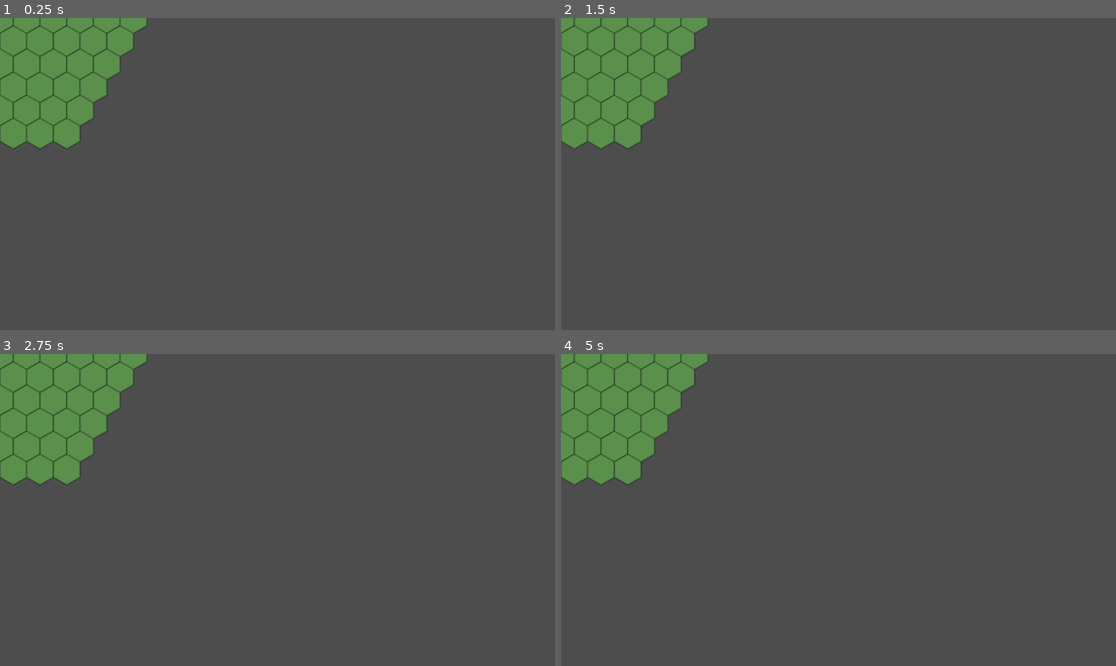
Above: before the commit, frames 1-4 (two rows, left to right).
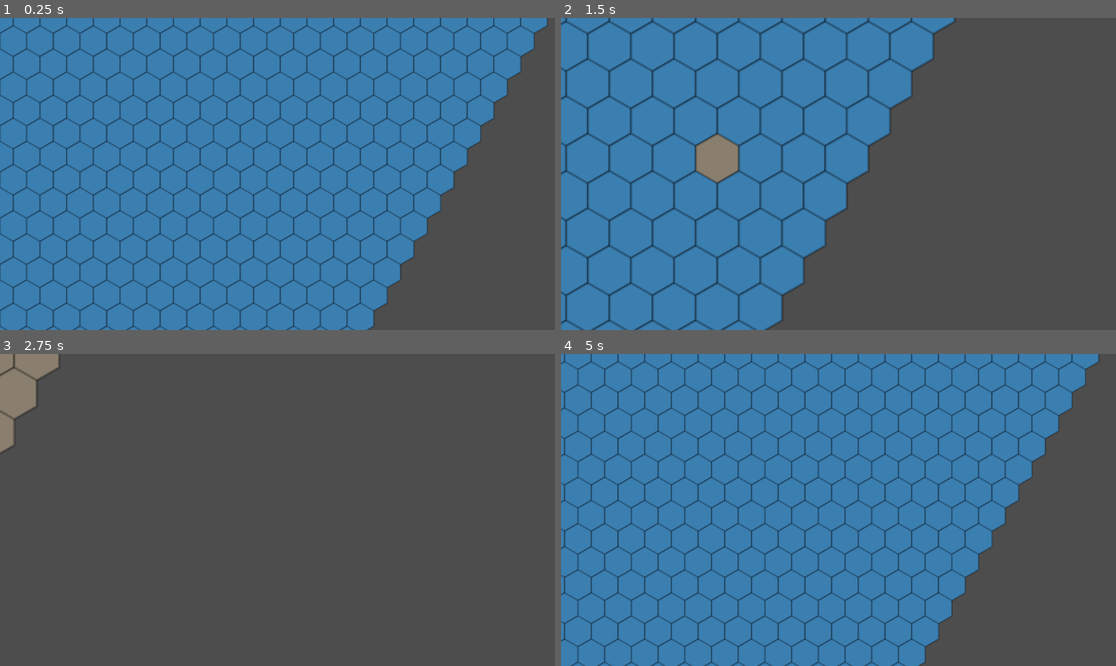
Above: after the commit, the same moments.

Repository: MatiasMK/HexMap
Game: Godot game, scene res://hex_map.tscn
Two runs of this game, one before a commit and one after it. Both use one fixed random seed, a clock stepped at 60 frames per second and the inputs below. Before the commit the project has no main scene; this scene is started directly in both runs.
Inputs (mouse positions are in pixels of both pictures, inside the frame that each line leads up to):
- Up to frame 1 (0.25 s): no input
- Up to frame 2 (1.5 s): tap Enter (ui_accept) at 0.5, 0.77, 1.07 s; move the mouse to (960, 158) at 0.52 s; hold D 0.53-1.28 s; hold E 0.53-1.28 s; click (960, 158) at 0.67 s; tap Q at 0.8, 1.35 s; move the mouse to (727, 189) at 1.27 s; hold S from 1.28 s (still down); click (727, 189) at 1.42 s
- Up to frame 3 (2.75 s): tap Enter (ui_accept) at 1.52, 1.55, 1.82 s; move the mouse to (333, 441) at 2.02 s; release S at 2.03 s; hold D from 2.03 s (still down); hold Enter (ui_accept) from 2.03 s (still down); click (333, 441) at 2.17 s; tap E at 2.3 s
- Up to frame 4 (5 s): move the mouse to (810, 572) at 2.77 s; release D at 2.78 s; release Enter (ui_accept) at 2.78 s; hold W 2.78-3.53 s; tap E at 2.85, 4.35 s; click (810, 572) at 2.92 s; tap Enter (ui_accept) at 3.02, 3.32, 3.77, 3.8, 4.07, 4.52, 4.82 s; tap Q at 3.05 s; move the mouse to (1005, 556) at 3.52 s; hold Q 3.53-4.28 s; hold A from 3.53 s (still down); click (1005, 556) at 3.67 s; move the mouse to (672, 463) at 4.27 s; click (672, 463) at 4.42 s

The runs differ from the first frame. In frame 1, 82% of the frame differs, in the area x 0-99%, y 0-100%; in frame 2, 54%; in frame 3, 8.0%; in frame 4, 81%.

Commit message:
Fixed issues with files from previous commit

Diff:
--- /dev/null
+++ b/Scripts/CameraController.gd
@@ -0,0 +1,25 @@
+extends Camera2D
+
+@export var speed: float = 400.0
+@export var zoom_step: float = 0.1
+@export var min_zoom: float = 0.2
+@export var max_zoom: float = 5.0
+
+
+func _process(delta: float):
+	var dir = Vector2()
+	if Input.is_key_pressed(KEY_W) or Input.is_key_pressed(KEY_UP):
+		dir.y -= 1
+	if Input.is_key_pressed(KEY_S) or Input.is_key_pressed(KEY_DOWN):
+		dir.y += 1
+	if Input.is_key_pressed(KEY_A) or Input.is_key_pressed(KEY_LEFT):
+		dir.x -= 1
+	if Input.is_key_pressed(KEY_D) or Input.is_key_pressed(KEY_RIGHT):
+		dir.x += 1
+	position += dir.normalized() * speed * delta
+
+	if Input.is_key_pressed(KEY_E):
+		zoom += Vector2(zoom_step * delta * 10, zoom_step * delta * 10)
+	if Input.is_key_pressed(KEY_Q):
+		zoom -= Vector2(zoom_step * delta * 10, zoom_step * delta * 10)
+	zoom = zoom.clamp(Vector2(min_zoom, min_zoom), Vector2(max_zoom, max_zoom))
--- a/Scripts/HexMap.gd
+++ b/Scripts/HexMap.gd
@@ -1,10 +1,41 @@
 class_name HexMap
 extends Node2D
 
+class BiomeDef extends Resource:
+	@export var label: String = "Biome"
+	@export var elevation_min: float = -1.0
+	@export var elevation_max: float = 1.0
+	@export var temperature_min: float = -1.0
+	@export var temperature_max: float = 1.0
+	@export var moisture_min: float = -1.0
+	@export var moisture_max: float = 1.0
+	@export var tile_type: HexTile.Type = HexTile.Type.GRASS
+
 @export var hex_size: float = 32.0
-@export var map_radius: int = 5
+@export var map_radius: int = 10:
+	set(value):
+		map_radius = value
+		if is_node_ready():
+			generate_map()
 @export var pointy_top: bool = true
 @export var default_tile_type: HexTile.Type = HexTile.Type.GRASS
+@export var noise_seed: int = 0:
+	set(value):
+		noise_seed = value
+		if is_inside_tree():
+			_update_noise_seeds()
+			generate_map()
+@export var continent_scale: float = 0.01
+@export var elevation_scale: float = 0.05
+@export var temperature_scale: float = 0.015
+@export var moisture_scale: float = 0.04
+@export var biome_rules: Array[BiomeDef] = []
+
+var noise_continent: FastNoiseLite
+var noise_elevation: FastNoiseLite
+var noise_temperature: FastNoiseLite
+var noise_moisture: FastNoiseLite
+var noise_offset: Vector2
 
 var tiles: Dictionary = {}  # key: Vector2i(q, r), value: HexTile
 
@@ -12,15 +43,102 @@
 
 
 func _ready():
+	noise_continent = FastNoiseLite.new()
+	noise_continent.noise_type = FastNoiseLite.TYPE_PERLIN
+	noise_continent.fractal_type = FastNoiseLite.FRACTAL_FBM
+	noise_continent.fractal_octaves = 3
+	noise_continent.fractal_lacunarity = 2.0
+	noise_continent.fractal_gain = 0.5
+
+	noise_elevation = FastNoiseLite.new()
+	noise_elevation.noise_type = FastNoiseLite.TYPE_PERLIN
+	noise_elevation.fractal_type = FastNoiseLite.FRACTAL_RIDGED
+	noise_elevation.fractal_octaves = 4
+	noise_elevation.fractal_lacunarity = 2.0
+	noise_elevation.fractal_gain = 0.5
+
+	noise_temperature = FastNoiseLite.new()
+	noise_temperature.noise_type = FastNoiseLite.TYPE_PERLIN
+	noise_temperature.fractal_type = FastNoiseLite.FRACTAL_FBM
+	noise_temperature.fractal_octaves = 2
+
+	noise_moisture = FastNoiseLite.new()
+	noise_moisture.noise_type = FastNoiseLite.TYPE_PERLIN
+	noise_moisture.fractal_type = FastNoiseLite.FRACTAL_FBM
+	noise_moisture.fractal_octaves = 3
+
+	_update_noise_seeds()
+	if biome_rules.is_empty():
+		_setup_default_biomes()
 	generate_map()
+
+
+func _setup_default_biomes():
+	biome_rules = [
+		_rule("Beach",         0.0, 0.1,  -1.0, 1.0, -1.0, 1.0, HexTile.Type.GRASS),
+		_rule("Desert",        0.1, 0.5,   0.5, 1.0, -1.0, 0.0, HexTile.Type.DESERT),
+		_rule("Savanna",       0.1, 0.3,   0.6, 1.0,  0.0, 1.0, HexTile.Type.GRASS),
+		_rule("Forest",        0.1, 0.5,   0.3, 0.6,  0.0, 1.0, HexTile.Type.FOREST),
+		_rule("Plains",        0.1, 0.5,   0.3, 0.6, -1.0, 0.0, HexTile.Type.GRASS),
+		_rule("Taiga",         0.1, 0.5,  -1.0, 0.3,  0.0, 1.0, HexTile.Type.FOREST),
+		_rule("Tundra",        0.1, 0.5,  -1.0, 0.3, -1.0, 0.0, HexTile.Type.SNOW),
+		_rule("Mountain",      0.5, 0.7,  -1.0, 1.0, -1.0, 1.0, HexTile.Type.MOUNTAIN),
+		_rule("Peak",          0.7, 1.0,  -1.0, 1.0, -1.0, 1.0, HexTile.Type.SNOW),
+	]
+
+
+static func _rule(label: String, e_min: float, e_max: float, t_min: float, t_max: float, m_min: float, m_max: float, type: HexTile.Type) -> BiomeDef:
+	var r = BiomeDef.new()
+	r.label = label
+	r.elevation_min = e_min
+	r.elevation_max = e_max
+	r.temperature_min = t_min
+	r.temperature_max = t_max
+	r.moisture_min = m_min
+	r.moisture_max = m_max
+	r.tile_type = type
+	return r
+
+
+func _update_noise_seeds():
+	noise_continent.seed = noise_seed
+	noise_elevation.seed = noise_seed + 1
+	noise_temperature.seed = noise_seed + 2
+	noise_moisture.seed = noise_seed + 3
+	var rng = RandomNumberGenerator.new()
+	rng.seed = noise_seed
+	noise_offset = Vector2(rng.randf_range(-5000.0, 5000.0), rng.randf_range(-5000.0, 5000.0))
 
 
 func generate_map():
 	tiles.clear()
 	for hex in HexCoords.range(HexCoords.new(), map_radius):
+		var pos = hex_to_pixel(hex) + noise_offset
+
+		var continent = noise_continent.get_noise_2d(pos.x * continent_scale, pos.y * continent_scale)
+		var elevation = noise_elevation.get_noise_2d(pos.x * elevation_scale, pos.y * elevation_scale)
+		var temp_noise = noise_temperature.get_noise_2d(pos.x * temperature_scale, pos.y * temperature_scale)
+		var moisture = noise_moisture.get_noise_2d(pos.x * moisture_scale, pos.y * moisture_scale)
+
+		var latitude = remap(pos.y, -1000.0, 1000.0, -1.0, 1.0)
+		var height = elevation
+		var temperature = temp_noise * 0.3 + latitude * 0.5 + 0.5
+		var tile_type = _biome_from_rules(continent, height, temperature, moisture)
 		var key = Vector2i(hex.q, hex.r)
-		tiles[key] = HexTile.new(hex, default_tile_type)
+		tiles[key] = HexTile.new(hex, tile_type)
 	queue_redraw()
+
+
+func _biome_from_rules(continent: float, height: float, temperature: float, moisture: float) -> HexTile.Type:
+	if continent + 0.3 < 0.0:
+		return HexTile.Type.WATER
+
+	for rule in biome_rules:
+		if height >= rule.elevation_min and height <= rule.elevation_max \
+		and temperature >= rule.temperature_min and temperature < rule.temperature_max \
+		and moisture >= rule.moisture_min and moisture < rule.moisture_max:
+			return rule.tile_type
+	return HexTile.Type.WATER
 
 
 func get_tile(hex: HexCoords) -> HexTile:
@@ -74,7 +192,9 @@
 
 
 func _input(event):
-	if event is InputEventMouseButton and event.pressed and event.button_index == MOUSE_BUTTON_LEFT:
+	if event.is_action_pressed(&"ui_accept"):
+		noise_seed = randi()
+	elif event is InputEventMouseButton and event.pressed and event.button_index == MOUSE_BUTTON_LEFT:
 		var hex = pixel_to_hex(get_local_mouse_position())
 		var tile = get_tile(hex)
 		if tile:
--- a/hex_map.tscn
+++ b/hex_map.tscn
@@ -1,10 +1,12 @@
-[gd_scene load_steps=2 format=3]
+[gd_scene format=3 uid="uid://cwoe2v5hchvdd"]
 
-[ext_resource type="Script" path="res://Scripts/HexMap.gd" id="1_gbvng"]
+[ext_resource type="Script" uid="uid://cmwctq8cw2ir2" path="res://Scripts/HexMap.gd" id="1_gbvng"]
+[ext_resource type="Script" uid="uid://3xw6ugs02ywe" path="res://Scripts/CameraController.gd" id="2_6qrjk"]
 
-[node name="HexMap" type="Node2D"]
+[node name="HexMap" type="Node2D" unique_id=540851564]
 script = ExtResource("1_gbvng")
-hex_size = 32.0
-map_radius = 5
-pointy_top = true
-default_tile_type = 0
+map_radius = 20
+
+[node name="Camera2D" type="Camera2D" parent="." unique_id=446098969]
+position = Vector2(576, 324)
+script = ExtResource("2_6qrjk")
--- a/project.godot
+++ b/project.godot
@@ -11,6 +11,7 @@
 [application]
 
 config/name="HexGenerator"
+run/main_scene="res://hex_map.tscn"
 config/features=PackedStringArray("4.6", "GL Compatibility")
 config/icon="res://icon.svg"
 
Not shown, added: Scripts/CameraController.gd.uid
Not shown, added: Scripts/HexMap.gd.uid
Not shown, added: Scripts/HexTile.gd.uid
